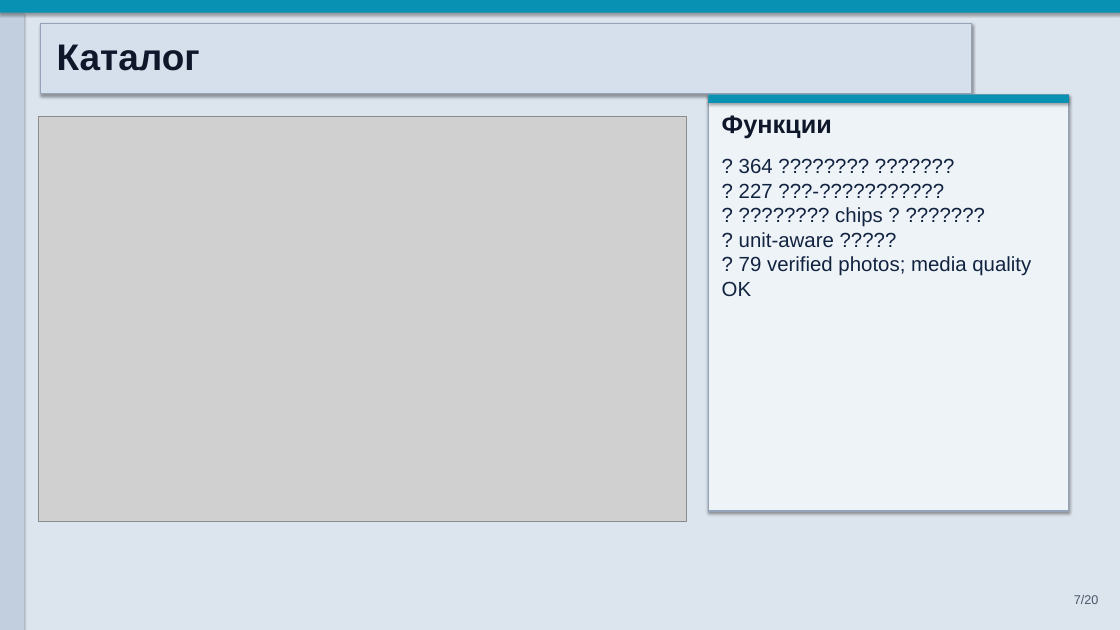
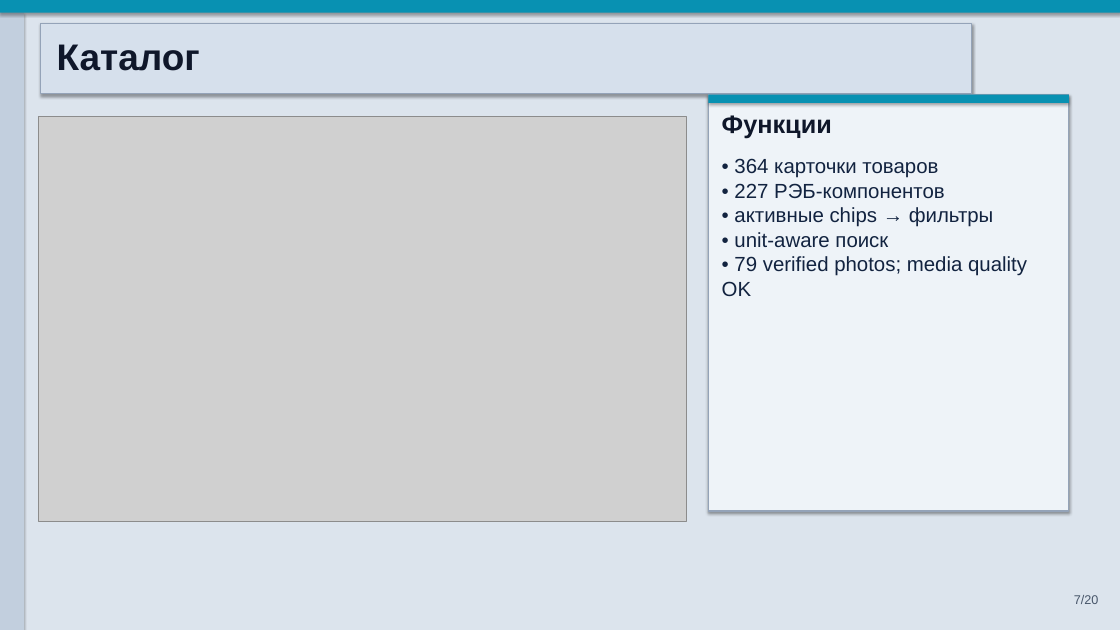
Before and after one commit to zlodey2077/Dolg, a slide deck: slide 7 of docs/Презентация_DOLG_основная_защита_20_слайдов_20260602.pptx. Drawn at 1120x630 pixels with LibreOffice and Linux fonts; fonts in the diff are those of the drawing; grey boxes stand for pictures. Boxes give left, top, right and bottom in pixels: in the first picture for what was removed or moved away, otherwise in the second. Text is boxed around its words. In the diff, an @@ line names an element or a change of style, - is before the commit and + after.

```diff
--- a/docs/Презентация_DOLG_основная_защита_20_слайдов_20260602.pptx
+++ b/docs/Презентация_DOLG_основная_защита_20_слайдов_20260602.pptx
@@ text at box(722, 158, 1027, 296): text changed @@
-? 364 ???????? ???????
-? 227 ???-???????????
-? ???????? chips ? ???????
-? unit-aware ?????
-? 79 verified photos; media quality OK
+• 364 карточки товаров
+• 227 РЭБ-компонентов
+• активные chips → фильтры
+• unit-aware поиск
+• 79 verified photos; media quality OK
```
Also in this commit, not shown: 4 other slides changed, 3 other files.
